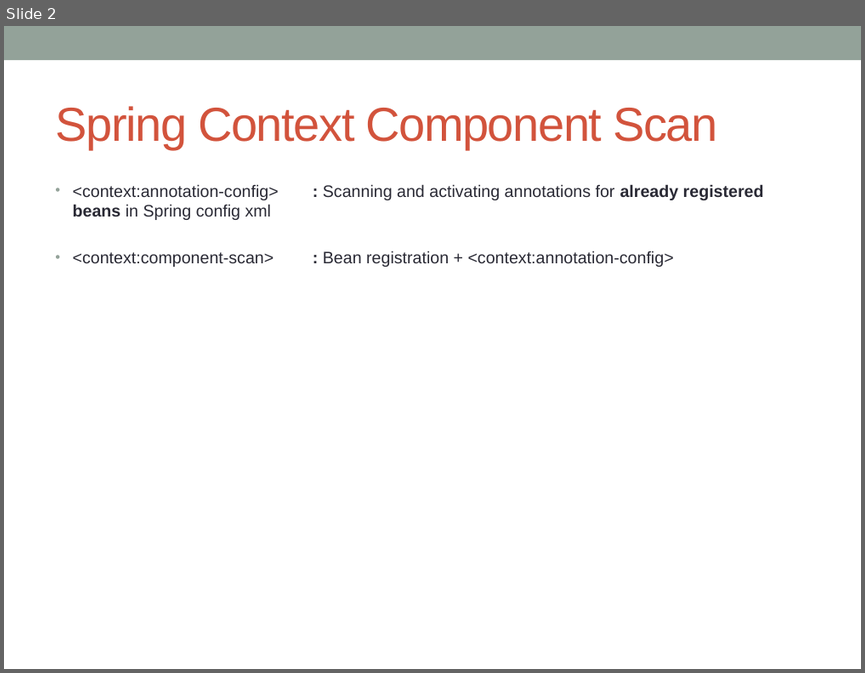
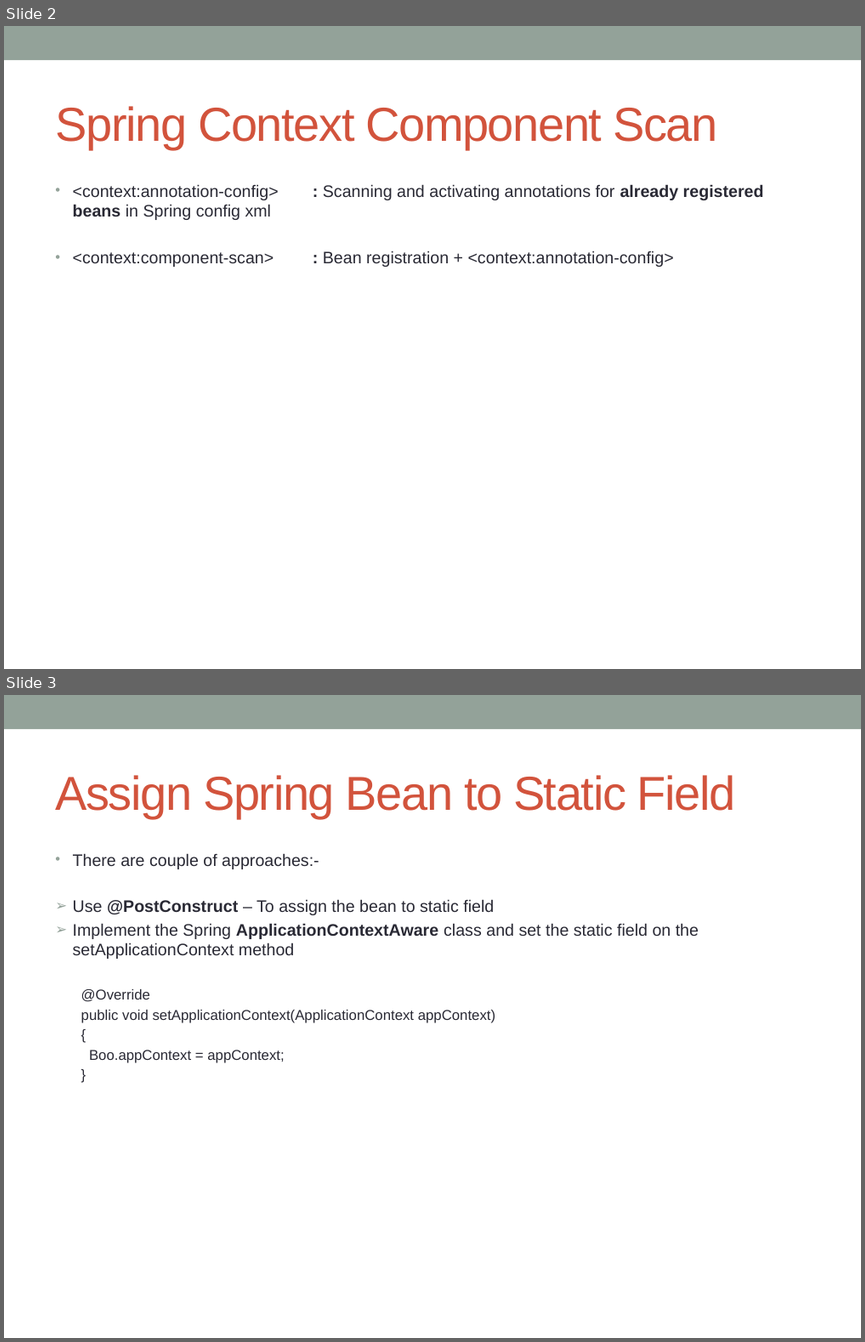
Before and after one commit to notionquest/ProjectDocumentation, a slide deck: SpringCore.pptx. Shown one above the other, each under a label of ours: slide 2 before the commit, slides 2 and 3 after it. The pictures are 865x673 and 865x1342 pixels, drawn with LibreOffice and Linux fonts; fonts in the diff are those of the drawing. Boxes give left, top, right and bottom in pixels: in the first picture for what was removed or moved away, otherwise in the second. Text is boxed around its words. In the diff, an @@ line names an element or a change of style, - is before the commit and + after.

Commit message:
Static field

```diff
--- a/SpringCore.pptx
+++ b/SpringCore.pptx
@@ slide 3 added at [4, 695, 861, 1338], background #FFFFFF; not listed: 1 template element that a slide beside it also shows @@
@@ title added at [55, 775, 736, 818], 40 pt, text #D2533C @@
+Assign Spring Bean to Static Field
@@ text added at [73, 853, 698, 1063], 14 pt, text #292934 @@
+• There are couple of approaches:-
+➢ Use @PostConstruct – To assign the bean to static field
+➢ Implement the Spring ApplicationContextAware class and set the static field on the setApplicationContext method
+  @Override
+  public void setApplicationContext(ApplicationContext appContext)
+  {
+  Boo.appContext = appContext;
+  }
```
Also in this commit, not shown: 1 slide changed.
